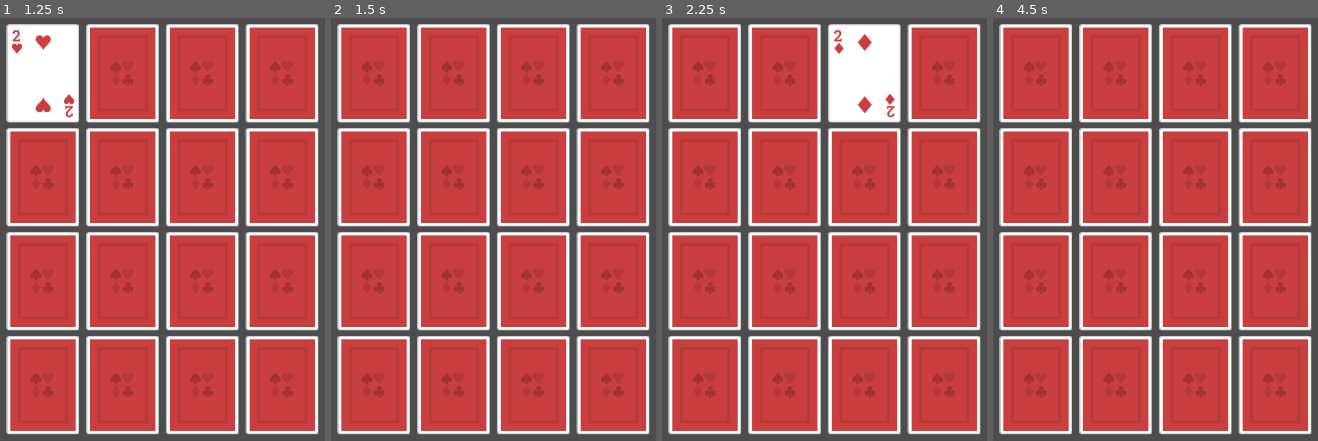
Above: before the commit, frames 1-4 (left to right).
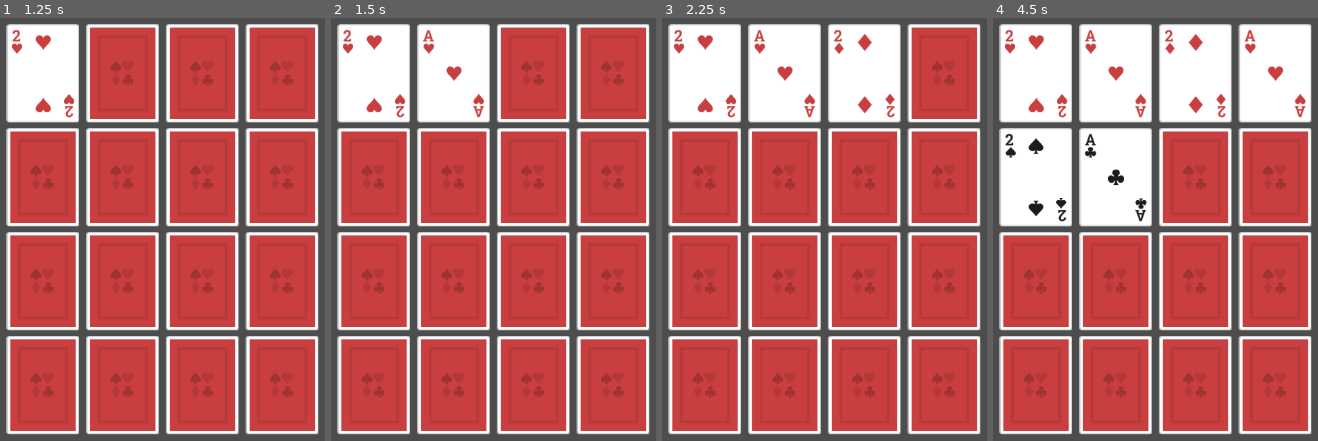
Above: after the commit, the same moments.

Repository: faas-bsu-25/kr_labs
Game: Godot game, scene res://lab4_matching/matching.tscn
The game is run twice, just before and just after one commit, with the same random seed, the same clock (stepped at 60 frames per second) and the same inputs.
Inputs (mouse positions are in pixels of both pictures, inside the frame that each line leads up to):
- Up to frame 1 (1.25 s): tap Enter (ui_accept) at 0.5, 0.77 s; move the mouse to (42, 72) at 0.52 s; hold D (shmup_right) from 0.53 s (still down); click (42, 72) at 0.67 s
- Up to frame 2 (1.5 s): keep holding D (shmup_right); tap Enter (ui_accept) at 1.25 s; move the mouse to (454, 72) at 1.27 s; click (454, 72) at 1.42 s
- Up to frame 3 (2.25 s): tap Enter (ui_accept) at 1.52 s; tap R (platformer_reset-position) at 2 s; move the mouse to (863, 72) at 2.02 s; release D (shmup_right) at 2.03 s; hold A (shmup_left) from 2.03 s (still down); click (863, 72) at 2.17 s
- Up to frame 4 (4.5 s): tap Enter (ui_accept) at 2.75, 3.02, 3.77, 4.25 s; move the mouse to (1275, 72) at 2.77 s; release A (shmup_left) at 2.78 s; hold D (shmup_right) 2.78-4.28 s; click (1275, 72) at 2.92 s; tap R (platformer_reset-position) at 3.5 s; move the mouse to (1035, 178) at 3.52 s; click (1035, 178) at 3.67 s; move the mouse to (1116, 178) at 4.27 s; hold A (shmup_left) from 4.28 s (still down); click (1116, 178) at 4.42 s

Frame 1 is identical in both runs. In frame 2, 8.4% of the frame differs, in the area x 3-48%, y 2-24%; in frame 3, 8.4%; in frame 4, 26%, in the area x 3-97%, y 1-49%.

Commit message:
Complete lab 4 bonus requirement
Add a one-second timer to show flipped cards before removing/flipping them.

Diff:
--- a/lab4_matching/matching.gd
+++ b/lab4_matching/matching.gd
@@ -31,7 +31,10 @@
 	cards.append(card)
 
 	if cards.size() > 1:
-		check_match()
+		$FlipCooldownTimer.start()
+
+func _on_flip_cooldown_timer_timeout() -> void:
+	check_match()
 
 func check_match():
 	if cards[0].value == cards[1].value:
--- a/lab4_matching/matching.tscn
+++ b/lab4_matching/matching.tscn
@@ -6,3 +6,8 @@
 [node name="Matching" type="Node2D"]
 script = ExtResource("1_y4u03")
 cardScene = ExtResource("2_abaha")
+
+[node name="FlipCooldownTimer" type="Timer" parent="."]
+one_shot = true
+
+[connection signal="timeout" from="FlipCooldownTimer" to="." method="_on_flip_cooldown_timer_timeout"]
